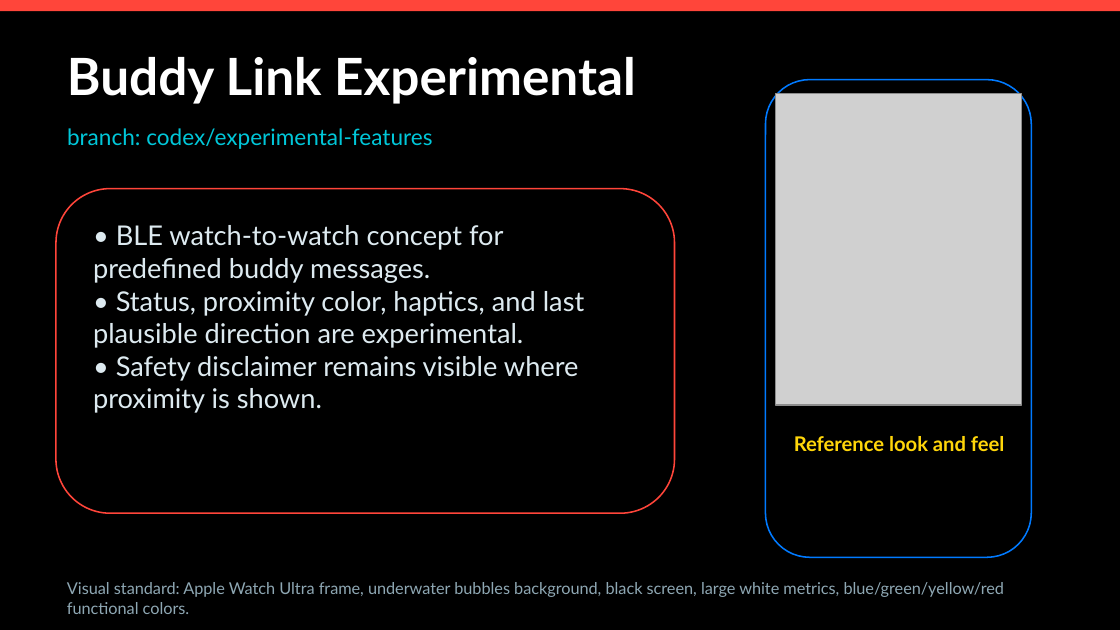
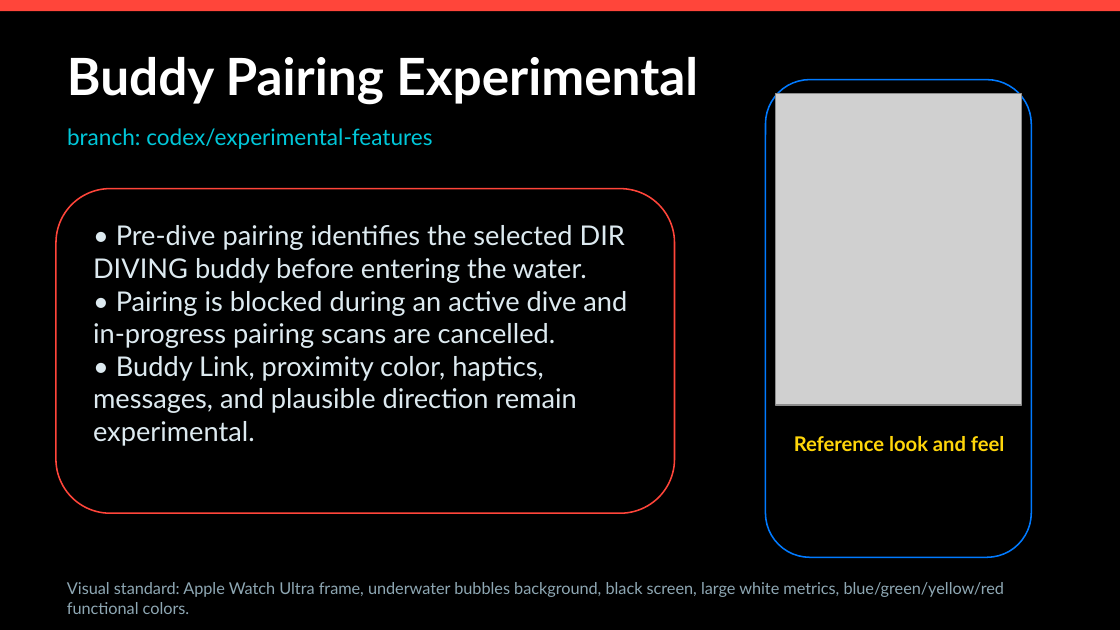
Before and after one commit to egopfe/DirDiving-App, a slide deck: slide 7 of DIR_DIVING_Project_Presentation.pptx. Drawn at 1120x630 pixels with LibreOffice and Linux fonts; fonts in the diff are those of the drawing; grey boxes stand for pictures. Boxes give left, top, right and bottom in pixels: in the first picture for what was removed or moved away, otherwise in the second. Text is boxed around its words. In the diff, an @@ line names an element or a change of style, - is before the commit and + after.

```diff
--- a/DIR_DIVING_Project_Presentation.pptx
+++ b/DIR_DIVING_Project_Presentation.pptx
@@ text at (67,57,698,105): text changed @@
-Buddy Link Experimental
+Buddy Pairing Experimental
@@ text at (93,225,627,446): text changed @@
-• BLE watch-to-watch concept for predefined buddy messages.
-• Status, proximity color, haptics, and last plausible direction are experimental.
-• Safety disclaimer remains visible where proximity is shown.
+• Pre-dive pairing identifies the selected DIR DIVING buddy before entering the water.
+• Pairing is blocked during an active dive and in-progress pairing scans are cancelled.
+• Buddy Link, proximity color, haptics, messages, and plausible direction remain experimental.
```
Also in this commit, not shown: 4 other slides changed, 6 other files.
